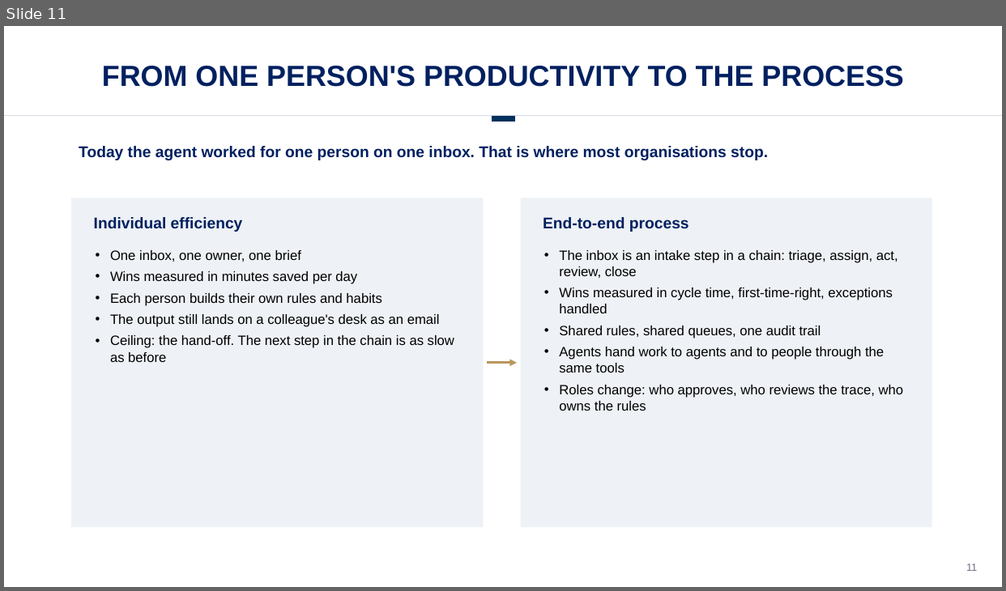
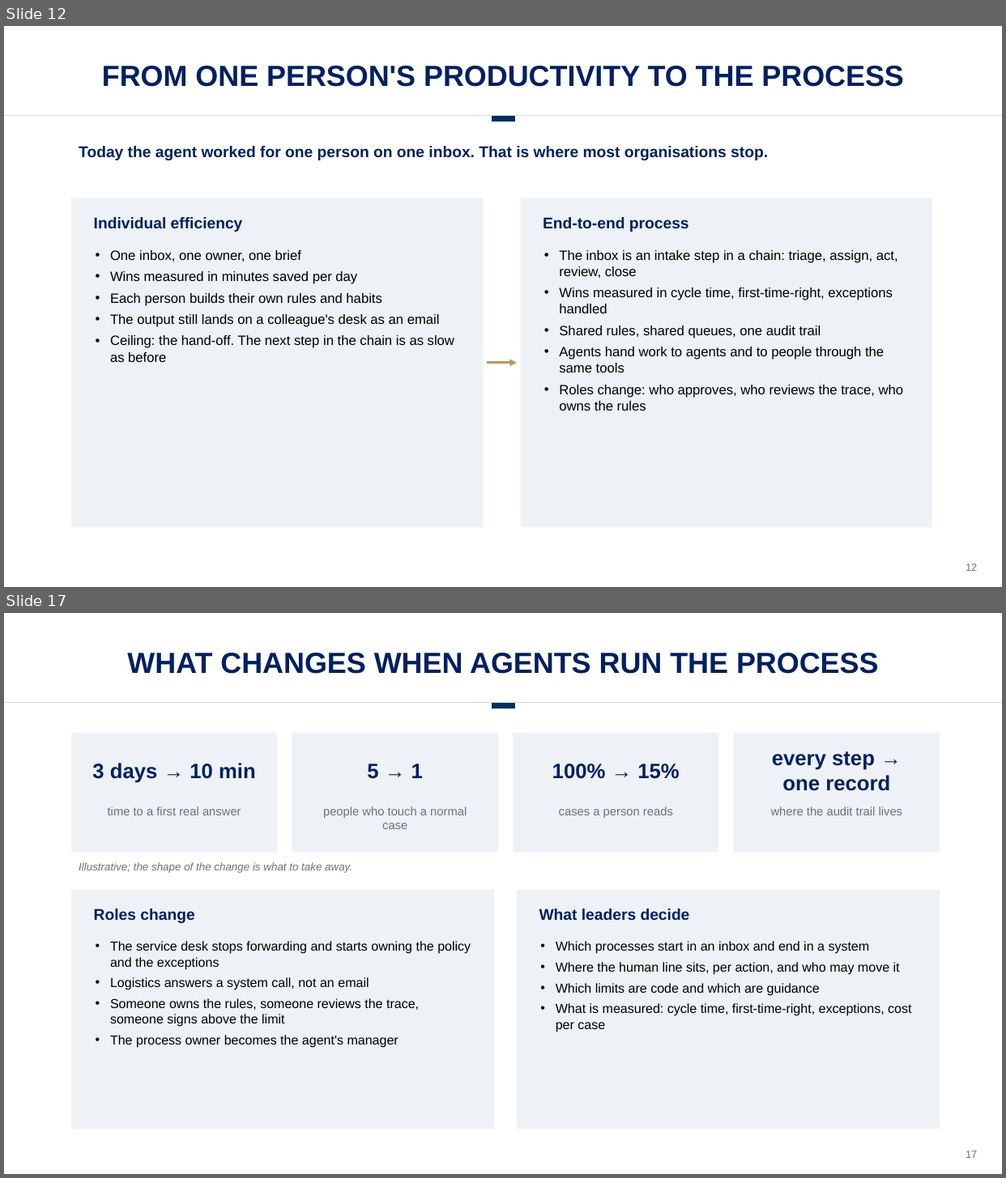
Before and after one commit to drestrepoa/Claudecode, a slide deck: slides/agent-challenge-hr.pptx. Shown one above the other, each under a label of ours: slide 11 before the commit, slides 12 and 17 after it; the slides between them are not shown. The pictures are 1006x591 and 1006x1178 pixels, drawn with LibreOffice and Linux fonts; fonts in the diff are those of the drawing; background and template pictures are left out. Boxes give left, top, right and bottom in pixels: in the first picture for what was removed or moved away, otherwise in the second. Text is boxed around its words. In the diff, an @@ line names an element or a change of style, - is before the commit and + after.

```diff
--- a/slides/agent-challenge-hr.pptx
+++ b/slides/agent-challenge-hr.pptx
@@ slide 17 added at box(4, 613, 1002, 1174), background #FFFFFF @@
@@ text added at box(127, 653, 878, 674), 28 pt, text #002060, bold @@
+WHAT CHANGES WHEN AGENTS RUN THE PROCESS
@@ line added from (4, 703) to (1002, 703), #D5DBE2 0.75 pt @@
@@ line added from (492, 706) to (515, 706), #00305C 6 pt @@
@@ rectangle added at box(71, 733, 277, 853), fill #EEF1F5 @@
@@ rectangle added at box(292, 733, 498, 853), fill #EEF1F5 @@
@@ rectangle added at box(513, 733, 719, 853), fill #EEF1F5 @@
@@ rectangle added at box(734, 733, 940, 853), fill #EEF1F5 @@
@@ text added at box(772, 752, 890, 791), 20 pt, text #002060, bold @@
+every step → one record
@@ text added at box(92, 763, 256, 783), 20 pt, text #002060, bold @@
+3 days → 10 min
@@ text added at box(367, 764, 423, 779), 20 pt, text #002060, bold @@
+5 → 1
@@ text added at box(552, 764, 679, 779), 20 pt, text #002060, bold @@
+100% → 15%
@@ text added at box(108, 807, 241, 815), 11.5 pt, text #6B7280 @@
+time to a first real answer
@@ text added at box(323, 807, 467, 829), 11.5 pt, text #6B7280 @@
+people who touch a normal case
@@ text added at box(559, 807, 673, 818), 11.5 pt, text #6B7280 @@
+cases a person reads
@@ text added at box(771, 807, 903, 815), 11.5 pt, text #6B7280 @@
+where the audit trail lives
@@ text added at box(79, 862, 352, 873), 10.5 pt, text #6B7280, italic @@
+Illustrative; the shape of the change is what to take away.
@@ rectangle added at box(71, 890, 494, 1130), fill #EEF1F5 @@
@@ rectangle added at box(517, 890, 940, 1130), fill #EEF1F5 @@
@@ text added at box(94, 909, 194, 923), 15 pt, text #002060, bold @@
+Roles change
@@ text added at box(539, 909, 690, 920), 15 pt, text #002060, bold @@
+What leaders decide
@@ text added at box(110, 941, 471, 1048), 12.5 pt, text #000000 @@
+• The service desk stops forwarding and starts owning the policy and the exceptions
+• Logistics answers a system call, not an email
+• Someone owns the rules, someone reviews the trace, someone signs above the limit
+• The process owner becomes the agent's manager
@@ text added at box(556, 941, 911, 1033), 12.5 pt, text #000000 @@
+• Which processes start in an inbox and end in a system
+• Where the human line sits, per action, and who may move it
+• Which limits are code and which are guidance
+• What is measured: cycle time, first-time-right, exceptions, cost per case
@@ text added at box(965, 1151, 977, 1158), 10 pt, text #6B7280 @@
+17
@@ what was slide 11 is now slide 12 @@
@@ slide 12 changed as well @@
@@ text at box(965, 564, 977, 571): text changed @@
-11
+12
```
Also in this commit, not shown: 7 other slides changed, 5 other slides added, 1 other file.
